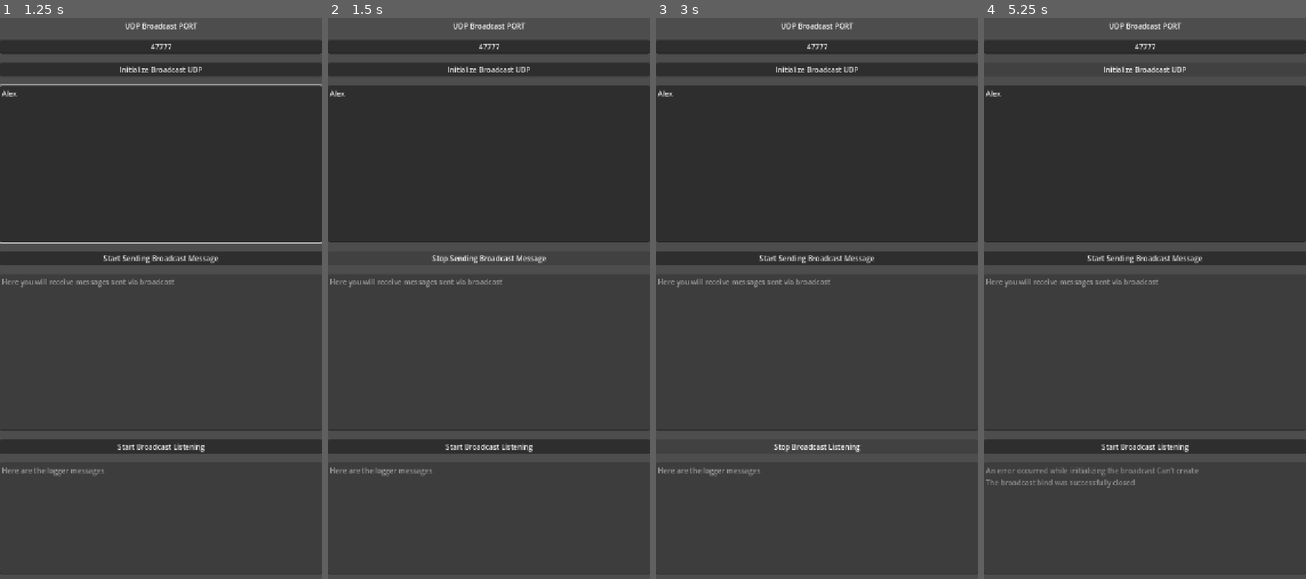
Above: before the commit, frames 1-4 (left to right).
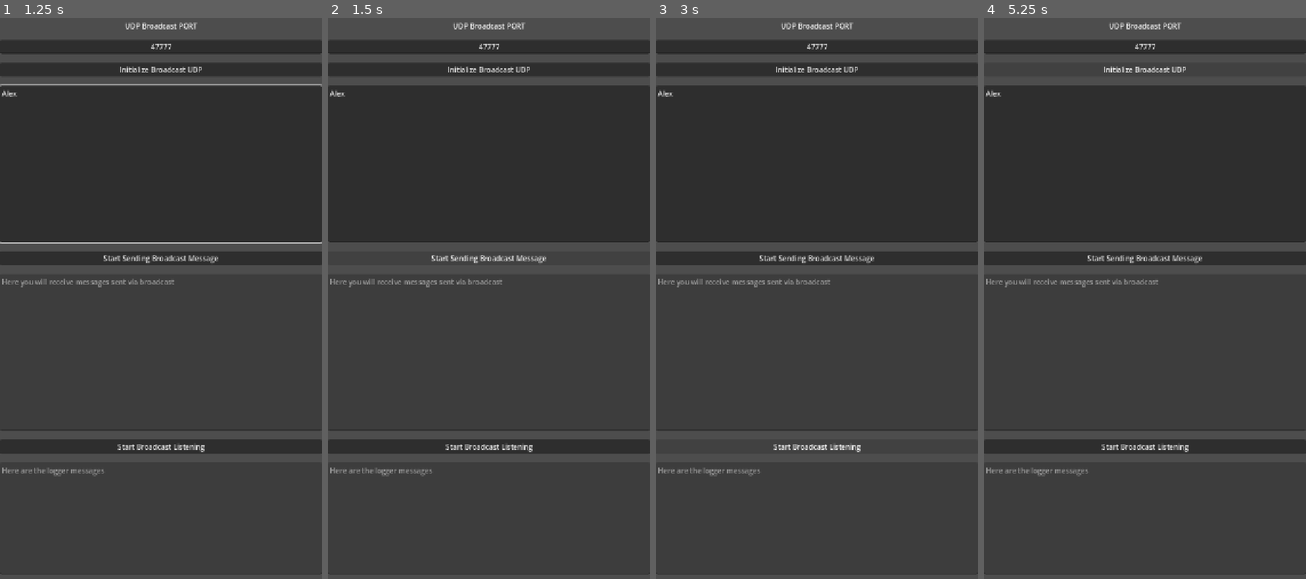
Above: after the commit, the same moments.

Repository: AchcarLucas/Network-Broadcast-Discovery-Godot-Example
Game: Godot game, scene res://scenes/game/BroadcastMainScene.tscn
Two runs of this game, one before a commit and one after it. Both use one fixed random seed, a clock stepped at 60 frames per second and the inputs below.
Inputs (mouse positions are in pixels of both pictures, inside the frame that each line leads up to):
- Up to frame 1 (1.25 s): click (161, 163) at 0.52 s; type "Alex" at 0.6 s
- Up to frame 2 (1.5 s): click "Start Sending Broadcast Messa…" at 1.25 s
- Up to frame 3 (3 s): click "Stop Sending Broadcast Message" (after the commit: "Start Sending Broadcast Messa…") at 2 s; click "Start Broadcast Listening" at 2.75 s
- Up to frame 4 (5.25 s): click "Stop Broadcast Listening" (after the commit: "Start Broadcast Listening") at 3.5 s; click "Initialize Broadcast UDP" at 4.25 s; click "Initialize Broadcast UDP" at 5 s

Frame 1 is identical in both runs. In frame 2, 0.1% of the frame differs, in the area x 32-68%, y 42-44%; in frame 3, 0.2%; in frame 4, 0.5%, in the area x 0-67%, y 80-84%.
Error after the commit: Parse Error: Identifier "_network_discovery" not declared in the current scope. (res://scripts/game/BroadcastMain.gd:55)

Commit message:
- refatoração de nome e pastas

Diff:
--- a/scripts/game/BroadcastMain.gd
+++ b/scripts/game/BroadcastMain.gd
@@ -1,6 +1,6 @@
 extends Control
 
-var _network_discovery: NetworkDiscoveryManager
+var _network_broadcast_discovery: NetworkBroadcastDiscoveryManager
 
 const ANNOUNCE_INTERVAL = 2.0
 
@@ -15,7 +15,7 @@
 
 # Called every frame. 'delta' is the elapsed time since the previous frame.
 func _process(delta: float) -> void:
-	if _network_discovery == null:
+	if _network_broadcast_discovery == null:
 		return
 
 
@@ -24,14 +24,14 @@
 		_timer += delta
 		if _timer >= ANNOUNCE_INTERVAL:
 			var packet :PackedByteArray = %BroadcastSendingTextEdit.text.to_utf8_buffer()
-			_network_discovery.broadcast(
+			_network_broadcast_discovery.broadcast(
 				packet
 			)
 			_timer = 0.0
 
 	if _start_listing_broadcast:
-		if _network_discovery.has_packet_available():
-			var response:Dictionary = _network_discovery.listener()
+		if _network_broadcast_discovery.has_packet_available():
+			var response:Dictionary = _network_broadcast_discovery.listener()
 
 			_append_broadcast_listener(
 				"Sender <%s>: %s" % [response.get('sender_ip'), response.get('packet').get_string_from_utf8()]
--- a/scripts/managers/network/base/NetworkDiscoveryManagerBase.gd
+++ b/scripts/managers/network/base/NetworkBroadcastDiscoveryManagerBase.gd
@@ -1,4 +1,4 @@
-class_name NetworkDiscoveryManagerBase extends Node
+class_name NetworkBroadcastDiscoveryManagerBase extends Node
 
 const _BROADCAST_IP: String = "255.255.255.255"
 
--- a/scripts/managers/network/discovery/NetworkDiscoveryManager.gd
+++ b/scripts/managers/network/discovery/NetworkBroadcastDiscoveryManager.gd
@@ -1,4 +1,4 @@
-class_name NetworkDiscoveryManager extends NetworkDiscoveryManagerBase
+class_name NetworkBroadcastDiscoveryManager extends NetworkBroadcastDiscoveryManagerBase
 
 func initialize(port: int = 47777) -> Error:
 	if _udp != null:
Not shown, added: scripts/managers/network/base/NetworkBroadcastDiscoveryManagerBase.gd.uid
Not shown, removed: scripts/managers/network/base/NetworkDiscoveryManagerBase.gd.uid
Not shown, added: scripts/managers/network/discovery/NetworkBroadcastDiscoveryManager.gd.uid
Not shown, removed: scripts/managers/network/discovery/NetworkDiscoveryManager.gd.uid
Not shown, changed: README.md
